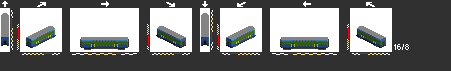
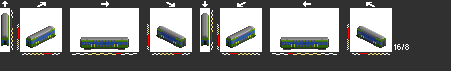
Layered file, before and after one edit (451 x 71). Changes by layer:
painted on "Layer 0" over [1, 13, 386, 49]
